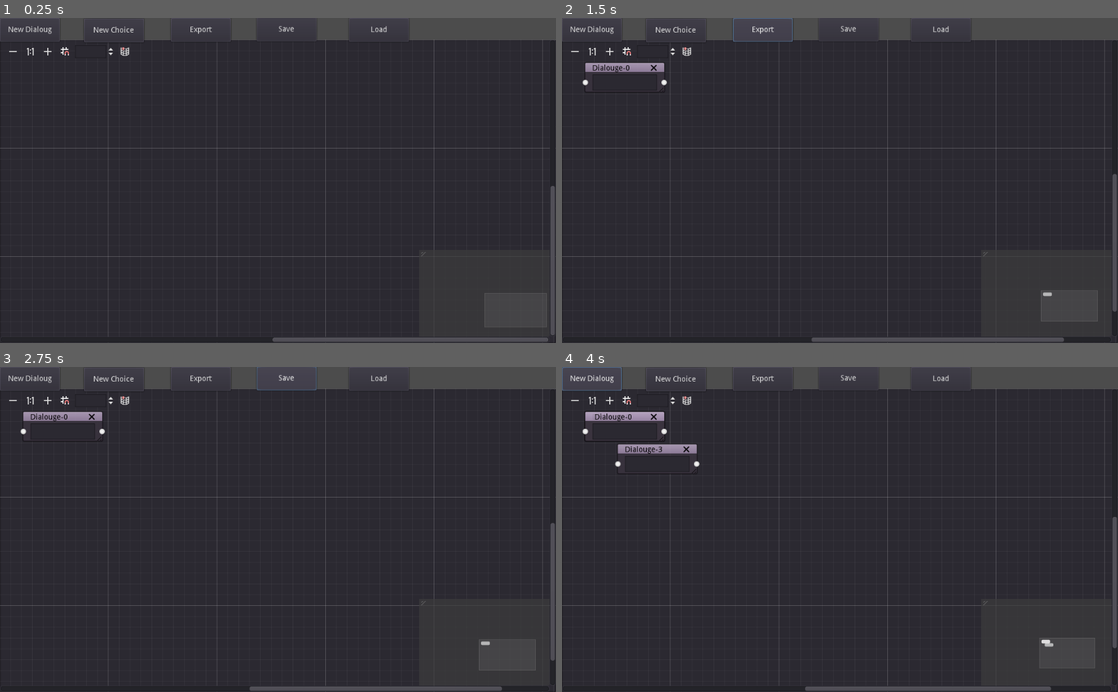
Above: before the commit, frames 1-4 (two rows, left to right).
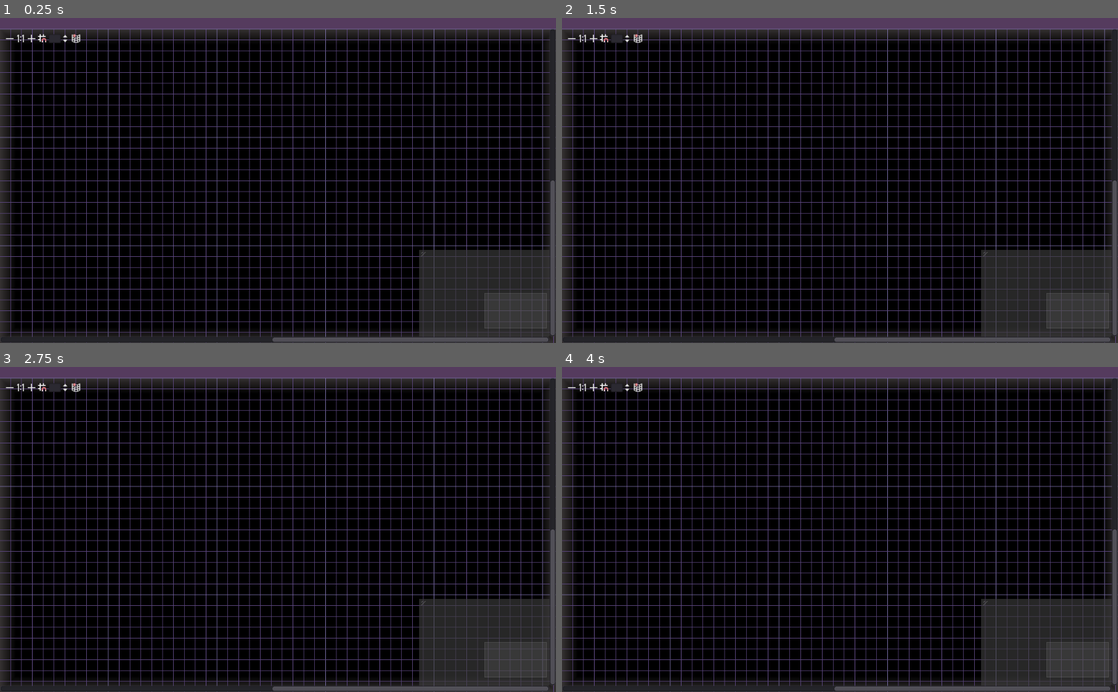
Above: after the commit, the same moments.

Repository: PeppaFan666/PDialougTree
Game: Godot game, scene res://Control.tscn
Same seed, same stepped clock (60 frames per second), same inputs: the game is played once before the commit and once after it.
Inputs (mouse positions are in pixels of both pictures, inside the frame that each line leads up to):
- Up to frame 1 (0.25 s): no input
- Up to frame 2 (1.5 s): click (573, 24) at 0.5 s, where only the run after the commit has a clickable "File"; click (762, 31) at 1.25 s, where only the run before the commit has a clickable "Export"
- Up to frame 3 (2.75 s): click (289, 380) at 2 s, where only the run before the commit has a clickable "Save"
- Up to frame 4 (4 s): click (940, 380) at 2.75 s, where only the run before the commit has a clickable "Load"; click (589, 380) at 3.5 s, where only the run before the commit has a clickable "New Dialoug"

The runs differ from the first frame. In frame 1, 80% of the frame differs, in the area x 0-100%, y 0-100%; in frame 2, 80%; in frame 3, 80%; in frame 4, 80%.
Error before the commit: Invalid get index '-1' (on base: 'Array'). (res://Main.gd:58)

Commit message:
fix algorithm- overhaul UI

Diff:
--- a/Choice.gd
+++ b/Choice.gd
@@ -6,10 +6,20 @@
 # var b = "text"
 var type = 1
 var ind = 1
+var id
 # Called when the node enters the scene tree for the first time.
 func _ready():
 	set_slot(0,true,0,Color(0.262745, 0.141176, 0.764706),false,0,Color(0.262745, 0.141176, 0.764706))
+	id = randi()
+	while not uniqueID():
+		id = randi()
 	add_to_group("Saveables")
+
+func uniqueID() -> bool:
+	for node in get_tree().get_nodes_in_group("Saveables"):
+		if node.id == id:
+			return false
+	return true
 
 func set_data(input):
 	for i in range(len(input)-1):
--- a/Control.tscn
+++ b/Control.tscn
@@ -1,53 +1,93 @@
-[gd_scene load_steps=2 format=2]
+[gd_scene load_steps=6 format=2]
 
 [ext_resource path="res://Main.gd" type="Script" id=1]
+[ext_resource path="res://ChivoMono-Regular.ttf" type="DynamicFontData" id=2]
+[ext_resource path="res://maintheme.tres" type="Theme" id=3]
 
-[node name="Main" type="Control"]
+[sub_resource type="StyleBoxFlat" id=3]
+bg_color = Color( 0, 0, 0, 1 )
+border_width_left = 30
+border_width_top = 30
+border_width_right = 30
+border_width_bottom = 30
+border_color = Color( 0.211765, 0.196078, 0.196078, 1 )
+border_blend = true
+
+[sub_resource type="DynamicFont" id=6]
+size = 11
+font_data = ExtResource( 2 )
+
+[node name="Control" type="Control"]
 anchor_right = 1.0
 anchor_bottom = 1.0
 script = ExtResource( 1 )
 
+[node name="ColorRect" type="ColorRect" parent="."]
+anchor_right = 1.0
+margin_bottom = 37.0
+color = Color( 0.337255, 0.235294, 0.372549, 1 )
+
 [node name="GraphEdit" type="GraphEdit" parent="."]
 anchor_right = 1.0
 anchor_bottom = 1.0
-margin_top = 40.0
+margin_top = 20.0
+theme = ExtResource( 3 )
+custom_colors/selection_fill = Color( 0.741176, 0.741176, 0.741176, 0.258824 )
+custom_colors/activity = Color( 0.121569, 0.054902, 0.517647, 1 )
+custom_colors/selection_stroke = Color( 0.337255, 0.137255, 1, 1 )
+custom_colors/grid_major = Color( 0.498039, 0.454902, 0.686275, 1 )
+custom_colors/grid_minor = Color( 0.360784, 0.278431, 0.498039, 1 )
+custom_styles/bg = SubResource( 3 )
 right_disconnects = true
+scroll_offset = Vector2( -40, -200 )
 
-[node name="Button" type="Button" parent="."]
-margin_right = 110.0
-margin_bottom = 44.0
-text = "New Dialoug"
+[node name="Export" type="FileDialog" parent="."]
+margin_right = 315.0
+margin_bottom = 130.0
+rect_min_size = Vector2( 200, 300 )
+theme = ExtResource( 3 )
+window_title = "Export to xml"
+filters = PoolStringArray( "*.xml; Extensible Markup Language" )
 
-[node name="Button2" type="Button" parent="."]
-margin_left = 155.0
-margin_top = 1.0
-margin_right = 265.0
-margin_bottom = 45.0
-text = "New Choice"
+[node name="Save" type="FileDialog" parent="."]
+margin_right = 315.0
+margin_bottom = 130.0
+rect_min_size = Vector2( 200, 300 )
+theme = ExtResource( 3 )
+access = 2
+filters = PoolStringArray( "" )
 
-[node name="Button3" type="Button" parent="."]
-margin_left = 315.0
-margin_right = 425.0
-margin_bottom = 44.0
-text = "Export"
+[node name="Load" type="FileDialog" parent="."]
+visible = true
+margin_right = 315.0
+margin_bottom = 130.0
+rect_min_size = Vector2( 200, 300 )
+theme = ExtResource( 3 )
+window_title = "Open a File"
+mode = 0
+access = 2
+filters = PoolStringArray( "*.PTF ; Peppa Tree File" )
 
-[node name="Button4" type="Button" parent="."]
-margin_left = 473.0
-margin_top = -1.0
-margin_right = 583.0
-margin_bottom = 43.0
-text = "Save"
+[node name="File" type="MenuButton" parent="."]
+margin_right = 35.0
+margin_bottom = 20.0
+theme = ExtResource( 3 )
+custom_colors/font_color = Color( 1, 1, 1, 1 )
+custom_fonts/font = SubResource( 6 )
+text = "File"
+items = [ "New File", null, 0, false, false, 0, 0, null, "", false, "Save", null, 0, false, false, 1, 0, null, "", false, "Load", null, 0, false, false, 2, 0, null, "", false, "Export", null, 0, false, false, 3, 0, null, "", false ]
 
-[node name="Button5" type="Button" parent="."]
-margin_left = 643.0
-margin_right = 753.0
-margin_bottom = 44.0
-text = "Load"
+[node name="New" type="MenuButton" parent="."]
+margin_left = 50.0
+margin_right = 40.0
+margin_bottom = 20.0
+theme = ExtResource( 3 )
+custom_fonts/font = SubResource( 6 )
+text = "New"
+items = [ "Dialog", null, 0, false, false, 0, 0, null, "", false, "Choice", null, 0, false, false, 1, 0, null, "", false, "Undo", null, 0, false, false, 2, 0, null, "", false ]
 
 [connection signal="connection_request" from="GraphEdit" to="." method="_on_GraphEdit_connection_request"]
 [connection signal="disconnection_request" from="GraphEdit" to="." method="_on_GraphEdit_disconnection_request"]
-[connection signal="pressed" from="Button" to="." method="_on_Button_pressed"]
-[connection signal="pressed" from="Button2" to="." method="_on_Button2_pressed"]
-[connection signal="pressed" from="Button3" to="." method="_on_Button3_pressed"]
-[connection signal="pressed" from="Button4" to="." method="_on_Button4_pressed"]
-[connection signal="pressed" from="Button5" to="." method="_on_Button5_pressed"]
+[connection signal="file_selected" from="Export" to="." method="_on_Export_file_selected"]
+[connection signal="file_selected" from="Save" to="." method="_on_Save_file_selected"]
+[connection signal="file_selected" from="Load" to="." method="_on_Load_file_selected"]
--- a/Dialouge.gd
+++ b/Dialouge.gd
@@ -6,10 +6,20 @@
 # var b = "text"
 var data = ""
 var type = 0
+var id
 # Called when the node enters the scene tree for the first time.
 func _ready():
 	set_slot(0,true,0,Color(1,1,1,1),true,0,Color(1,1,1,1))
+	id = randi()
+	while not uniqueID():
+		id = randi()
 	add_to_group("Saveables")
+
+func uniqueID() -> bool:
+	for node in get_tree().get_nodes_in_group("Saveables"):
+		if node.id == id:
+			return false
+	return true
 
 func set_data(indat:String):
 	data = indat
--- a/Main.gd
+++ b/Main.gd
@@ -6,10 +6,62 @@
 var nodeindex = 0
 var blocks = []
 
-func _on_Button_pressed():
+var last = []
+
+func _ready():
+	OS.set_window_title("PDialougTree - Untitled")
+	$File.get_popup().connect("id_pressed",self,"HandleFile")
+	$New.get_popup().connect("id_pressed",self,"HandleNew")
+	add_shortcut(KEY_M,$New,0)
+	add_shortcut(KEY_N,$New,1)
+	add_shortcut(KEY_Z,$New,2)
+
+
+func add_shortcut(key,file,index,control = true):
+	var shortcut = ShortCut.new()
+	var inputev = InputEventKey.new()
+	inputev.set_scancode(key)
+	inputev.control = control
+	shortcut.set_shortcut(inputev)
+
+	file.get_popup().set_item_shortcut(index,shortcut,true)
+
+func HandleFile(id):
+	match id:
+		0:
+			newfile()
+		1:
+			save()
+		2:
+			loadf()
+		3:
+			expor()
+func HandleNew(id):
+	match id:
+		0:
+			new_dialoug()
+		1:
+			new_choice()
+		2:
+			if last != []:
+				last.pop_back().queue_free()
+
+func save():
+	$Save.popup()
+func loadf():
+	$Load.popup()
+
+func expor():
+	$Export.popup()
+func newfile():
+	pass
+
+func new_dialoug():
 	var inst = dialouge.instance()
-	inst.offset += initpos + (nodeindex * Vector2(20,20))
+	inst.offset += get_global_mouse_position() +  (nodeindex * Vector2(20,20))
+	#inst.offset += initpos + (nodeindex * Vector2(20,20))
 	inst.title += "-" + str(nodeindex)
+	last.append(inst)
 	$GraphEdit.add_child(inst)
 	nodeindex += 1
 
@@ -18,10 +70,12 @@
 	$GraphEdit.connect_node(from,from_slot,to,to_slot)
 
 
-func _on_Button2_pressed():
+func new_choice():
 	var inst = choice.instance()
-	inst.offset += initpos + (nodeindex * Vector2(20,20))
+	inst.offset += get_global_mouse_position() + (nodeindex * Vector2(20,20))
+	#inst.offset += initpos + (nodeindex * Vector2(20,20))
 	inst.title += "-" + str(nodeindex)
+	last.append(inst)
 	$GraphEdit.add_child(inst)
 	nodeindex += 1
 
@@ -44,9 +98,9 @@
 			i+=1
 	return res
 
-func _on_Button3_pressed():
+func exportxml(file_name):
 	var file = File.new()
-	file.open("res://CoolXML.xml", File.WRITE)
+	file.open(file_name, File.WRITE)
 	var raw = $GraphEdit.get_connection_list()
 	var list = []
 	for i in raw:
@@ -65,10 +119,11 @@
 	list = sort_list(list)
 	file.store_string("<Main>")
 	write(file,list)
-	file.store_string("</Main>")
+
 
 	for block in blocks:
 		file.store_string(block.text)
+	file.store_string("</Main>")
 	file.close()
 	#write($GraphEdit.get_child(safeindex),file)
 
@@ -77,20 +132,27 @@
 	if start >= len(list):
 		return []
 	var last = list[start]
-	#res.append(last)
-	for i in range(start,len(list)):
+
+	for i in range(start+1,len(list)):
+
 		if list[i] == null or list[i][0] != last[1]:
 			break
 		res.append(list[i])
 		last = list[i]
-	if len(res) ==0:
+	if len(res) ==0 and list[start][1].type != 1:
 		res.append([list[start][1],list[start][1]])
+	elif list[start+len(res)][1].type != 1:
+		res.append([list[start + len(res)][1],list[start + len(res)][1]])
+
+	last = list[start]
+	if last[0].type != 1:
+		res.insert(0,last)
 	return res
 
 func write(file,list):
 	var branches = []
+	var skipto = -1
 	var end = FileWrapper.new()
-	var skipto = -1
 	for i in range(len(list)):
 		if i < skipto:
 			continue
@@ -106,13 +168,15 @@
 			file.store_string(end.text)
 			end = FileWrapper.new()
 			var readind = i
+			var newblock = FileWrapper.new()
 			for j in l[0].get_choices():
-				file.store_string("<Choice id = \"" + j + "\">")
+				newblock.store_string("<Choice id = \"" + j + "\">")
 				var branch = get_branch(list,readind)
-				readind += len(branch)
-				write(file,branch)
-				file.store_string("</Choice>")
-			skipto = readind
+				readind += len(branch)+1
+				write(newblock,branch)
+				newblock.store_string("</Choice>")
+			blocks.append(newblock)
+			skipto = readind+1
 	#if len(list) == 1:
 		#file.store_string(list[len(list)-1][1].get_data())
 	file.store_string(end.text)
@@ -123,18 +187,30 @@
 
 func save_data(file_name):
 	var file = File.new()
-	file.open("res://CoolTree.PTF", File.WRITE)
-	file.store_string(str($GraphEdit.get_connection_list()) + "\n" +"[BEGINNODES]" + "\n")
+	OS.set_window_title("PDialougTree - " + file_name)
+	file.open(file_name, File.WRITE)
+	var raw = $GraphEdit.get_connection_list()
+	var list = []
+	for i in raw:
+		var pair = []
+		pair.append("from:" + str($GraphEdit.get_node(i["from"]).id))
+		pair.append("from_port:"+str(i["from_port"]))
+		pair.append("to:"+str($GraphEdit.get_node(i["to"]).id))
+		pair.append("to_port:"+str(i["to_port"]))
+		list.append(pair)
+	file.store_string(str(list) + "\n" +"[BEGINNODES]" + "\n")
 	for child in get_tree().get_nodes_in_group("Saveables"):
 		if child.type == 0:
 			file.store_string("DialougeNode:[\n")
 			file.store_string("\tOffset: " +str(child.offset) + ",\n")
 			file.store_string("\tName: " +str(child.title) + ",\n")
+			file.store_string("\tID: " +str(child.id) + ",\n")
 			file.store_string("\tData: " +child.get_data())
 		elif child.type == 1:
 			file.store_string("ChoiceNode:[\n")
 			file.store_string("\tOffset: " +str(child.offset) + ",\n")
 			file.store_string("\tName: " +str(child.title) + ",\n")
+			file.store_string("\tID: " +str(child.id) + ",\n")
 			file.store_string("\tData: " +child.get_data())
 		file.store_string("\n]\n[NEXTNODE]\n")
 
@@ -142,7 +218,8 @@
 
 func load_data(file_name):
 	var file = File.new()
-	file.open("res://CoolTree.PTF", File.READ)
+	OS.set_window_title("PDialougTree - " + file_name)
+	file.open(file_name, File.READ)
 	var data = file.get_as_text().split("[BEGINNODES]")
 	var arr = data[1].split("[NEXTNODE]")
 	for n in arr:
@@ -156,12 +233,15 @@
 			n = n.substr(n.find(")")+2)
 			n = n.substr(n.find("Name:") + 5)
 			var title = n.substr(0,n.find(","))
+			n = n.substr(n.find("ID:") + 3)
+			var id = int(n.substr(0,n.find(",")))
 			n = n.substr(n.find("Data:") + 5)
 			n = n.substr(0,len(n)-1)
 
 			var inst = dialouge.instance()
 			inst.offset = Vector2(num1,num2)
 			inst.title = title
+			inst.id = id
 			inst.set_data(n)
 			$GraphEdit.add_child(inst)
 		elif n.substr(0,11).strip_edges() == "ChoiceNode:":
@@ -190,12 +270,26 @@
 			values.append(i.substr(0,i.find(",")).replace("}","").replace("]","").strip_edges())
 	values.invert()
 	while len(values) > 0:
-		$GraphEdit.connect_node(values.pop_back(),int(values.pop_back()),values.pop_back(),int(values.pop_back()))
-
-
-func _on_Button4_pressed():
-	save_data("CoolFile")
-
-
-func _on_Button5_pressed():
-	load_data("CoolFile")
+		$GraphEdit.connect_node(matchnode(values.pop_back()),int(values.pop_back()),matchnode(values.pop_back()),int(values.pop_back()))
+
+func matchnode(id):
+	for node in get_tree().get_nodes_in_group("Saveables"):
+		if node.id == int(id):
+			return node.get_path()
+	push_error("ERROR: ID in save file does not exist")
+	return -1
+
+
+
+
+
+func _on_Save_file_selected(path):
+	save_data(path)
+
+
+func _on_Load_file_selected(path):
+	load_data(path)
+
+
+func _on_Export_file_selected(path):
+	exportxml(path)
--- /dev/null
+++ b/maintheme.tres
@@ -0,0 +1,41 @@
+[gd_resource type="Theme" load_steps=9 format=2]
+
+[ext_resource path="res://ChivoMono-Regular.ttf" type="DynamicFontData" id=1]
+
+[sub_resource type="StyleBoxFlat" id=10]
+bg_color = Color( 0.152941, 0.152941, 0.152941, 1 )
+
+[sub_resource type="StyleBoxFlat" id=11]
+bg_color = Color( 0.733333, 0.733333, 0.733333, 1 )
+
+[sub_resource type="StyleBoxFlat" id=7]
+bg_color = Color( 0.360784, 0.360784, 0.360784, 1 )
+
+[sub_resource type="StyleBoxFlat" id=9]
+
+[sub_resource type="DynamicFont" id=6]
+size = 11
+font_data = ExtResource( 1 )
+
+[sub_resource type="StyleBoxFlat" id=13]
+
+[sub_resource type="StyleBoxFlat" id=12]
+
+[resource]
+default_font = SubResource( 6 )
+Button/styles/disabled = SubResource( 10 )
+Button/styles/hover = SubResource( 11 )
+Button/styles/normal = SubResource( 7 )
+Button/styles/pressed = SubResource( 9 )
+FileDialog/colors/file_icon_modulate = Color( 1, 1, 1, 1 )
+FileDialog/colors/files_disabled = Color( 1, 1, 1, 0.25 )
+FileDialog/colors/folder_icon_modulate = Color( 1, 1, 1, 1 )
+FileDialog/icons/file = null
+FileDialog/icons/folder = null
+FileDialog/icons/parent_folder = null
+FileDialog/icons/reload = null
+FileDialog/icons/toggle_hidden = null
+Label/fonts/font = SubResource( 6 )
+Label/styles/normal = SubResource( 13 )
+MenuButton/fonts/font = SubResource( 6 )
+PopupDialog/styles/panel = SubResource( 12 )
Not shown, changed: CoolXML.xml
Not shown, added: epic.xml
Not shown, changed: CoolTree.PTF
